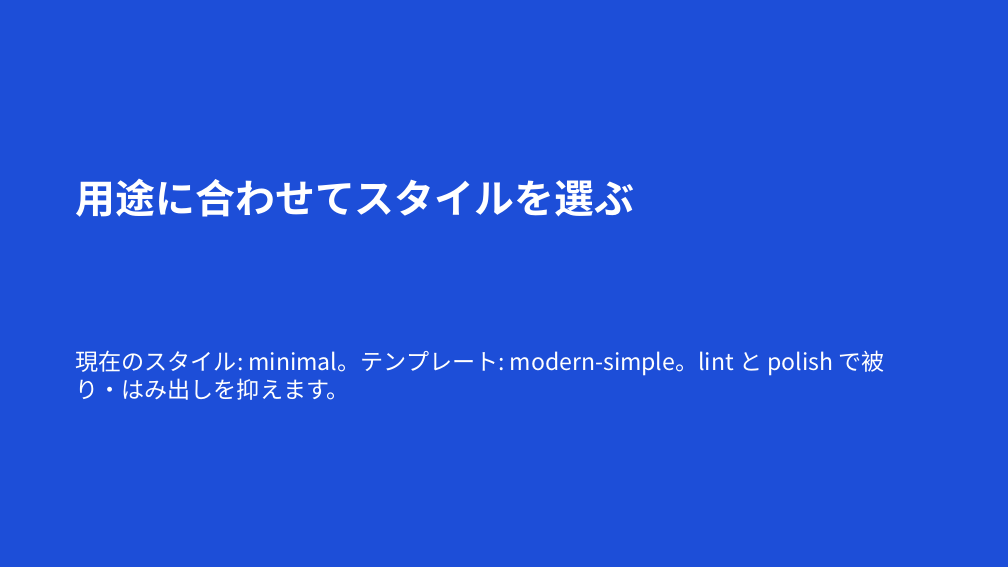
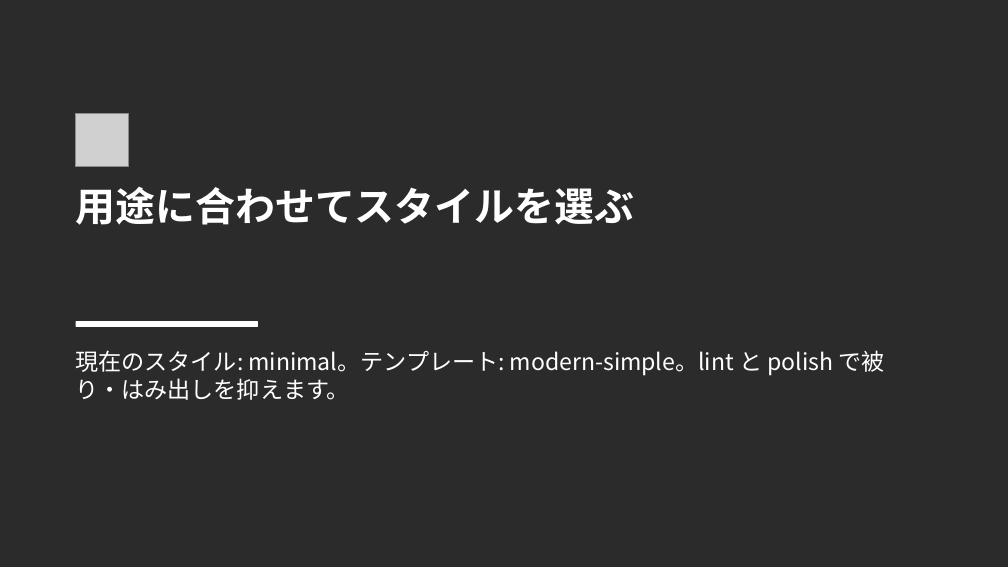
Before and after one commit to murasamelabo/pptcreater, a slide deck: slide 4 of samples/pptcreater-overview.pptx. Drawn at 1008x567 pixels with LibreOffice and Linux fonts; fonts in the diff are those of the drawing; grey boxes stand for pictures; background and template pictures are left out; a plain dark background stands for a picture behind light text. Boxes give left, top, right and bottom in pixels: in the first picture for what was removed or moved away, otherwise in the second. Text is boxed around its words. In the diff, an @@ line names an element or a change of style, - is before the commit and + after.

```diff
--- a/samples/pptcreater-overview.pptx
+++ b/samples/pptcreater-overview.pptx
@@ background #FFFFFF to picture (left out) @@
@@ rectangle removed at (0,0,1008,567) @@
@@ picture added at (76,113,129,166) @@
@@ text "用途に合わせてスタイルを選ぶ": place and size @@
-text "用途に合わせてスタイルを選ぶ" at (76,179,635,217)
+text "用途に合わせてスタイルを選ぶ" at (76,187,635,225)
@@ rectangle added at (76,321,257,327), fill #FFFFFF, outline #FFFFFF 0.1 pt @@
```
Also in this commit, not shown: 3 other slides changed, 11 other files.
